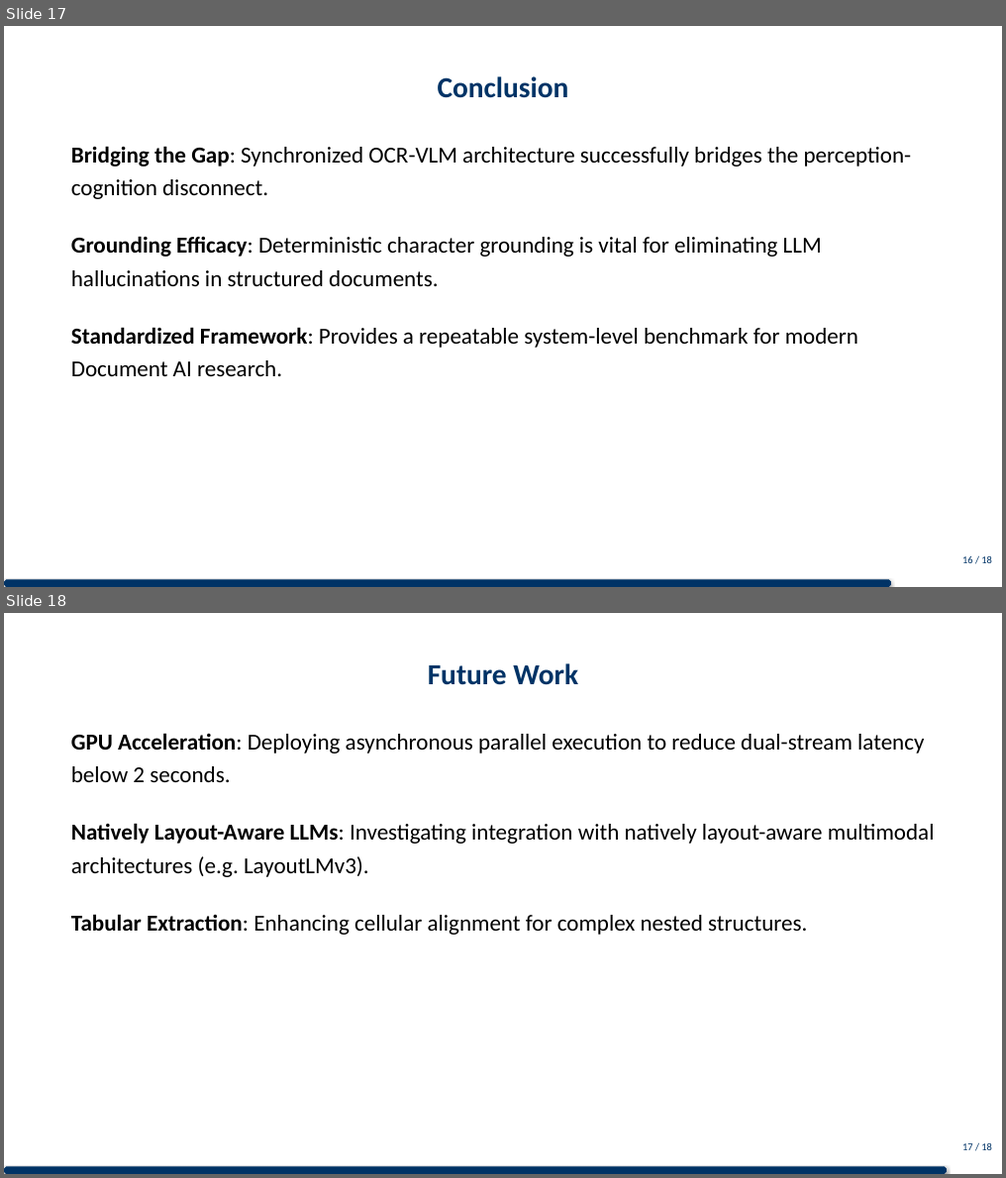
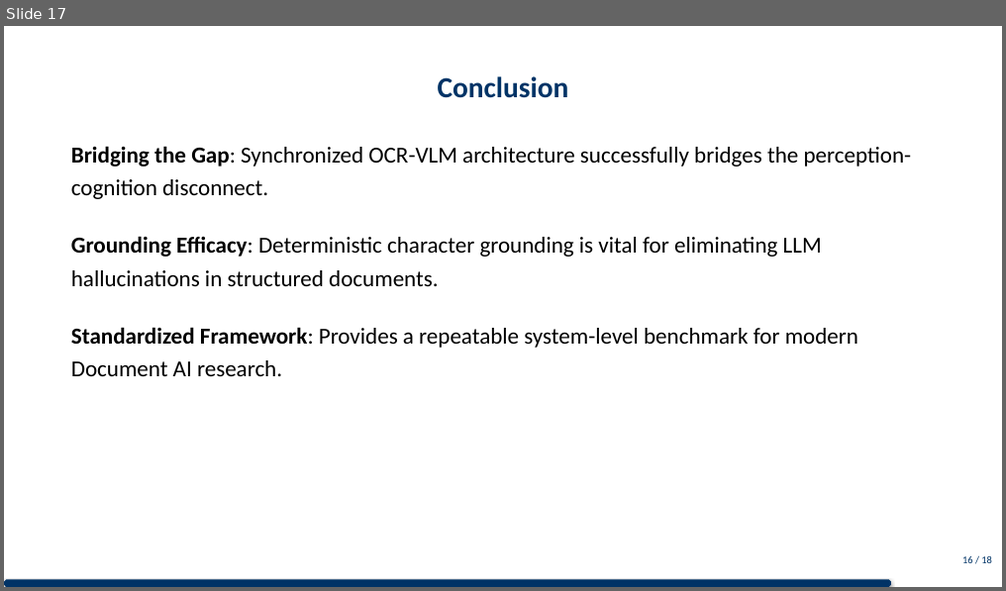
Before and after one commit to DESMOND135/DOCVQA-RAG-PERCEPTION-BENCHMARK, a slide deck: THESIS/presentation/presentation.pptx. Shown one above the other, each under a label of ours: slides 17 and 18 before the commit, slide 17 after it. The pictures are 1006x1178 and 1006x591 pixels, drawn with LibreOffice and Linux fonts; fonts in the diff are those of the drawing. Boxes give left, top, right and bottom in pixels: in the first picture for what was removed or moved away, otherwise in the second. Text is boxed around its words. In the diff, an @@ line names an element or a change of style, - is before the commit and + after.

```diff
--- a/THESIS/presentation/presentation.pptx
+++ b/THESIS/presentation/presentation.pptx
@@ slide 18 removed at (x1=4, y1=613, x2=1002, y2=1174), background #FFFFFF @@
@@ title removed at (x1=428, y1=663, x2=578, y2=685) @@
-Future Work
@@ text removed at (x1=71, y1=733, x2=935, y2=935) @@
-GPU Acceleration: Deploying asynchronous parallel execution to reduce dual-stream latency below 2 seconds.
-Natively Layout-Aware LLMs: Investigating integration with natively layout-aware multimodal architectures (e.g. LayoutLMv3).
-Tabular Extraction: Enhancing cellular alignment for complex nested structures.
@@ text removed at (x1=962, y1=1144, x2=992, y2=1151) @@
-17 / 18
@@ octagon removed at (x1=4, y1=1167, x2=946, y2=1174) @@
```
Also in this commit, not shown: 1 slide changed, 1 slide added, 4 other files.
